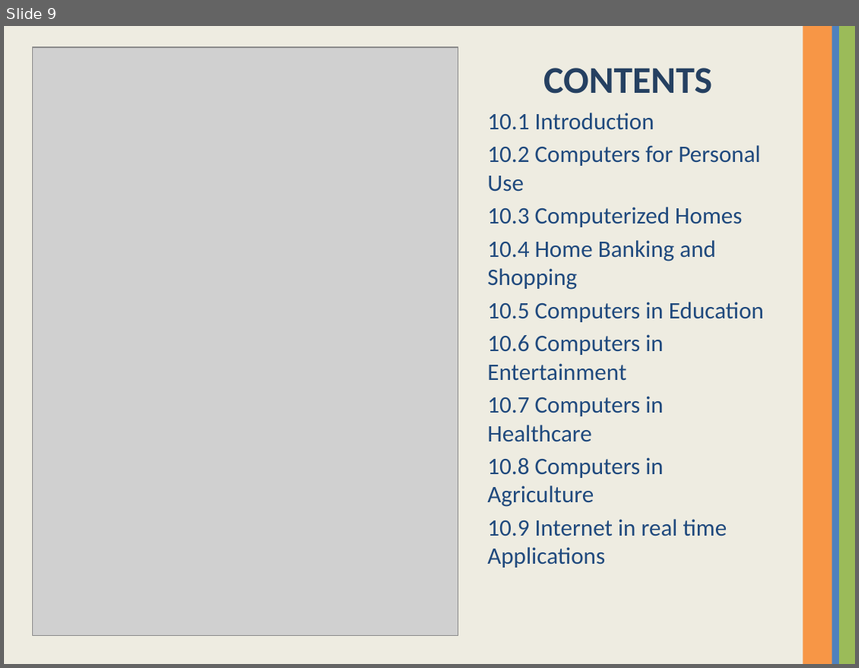
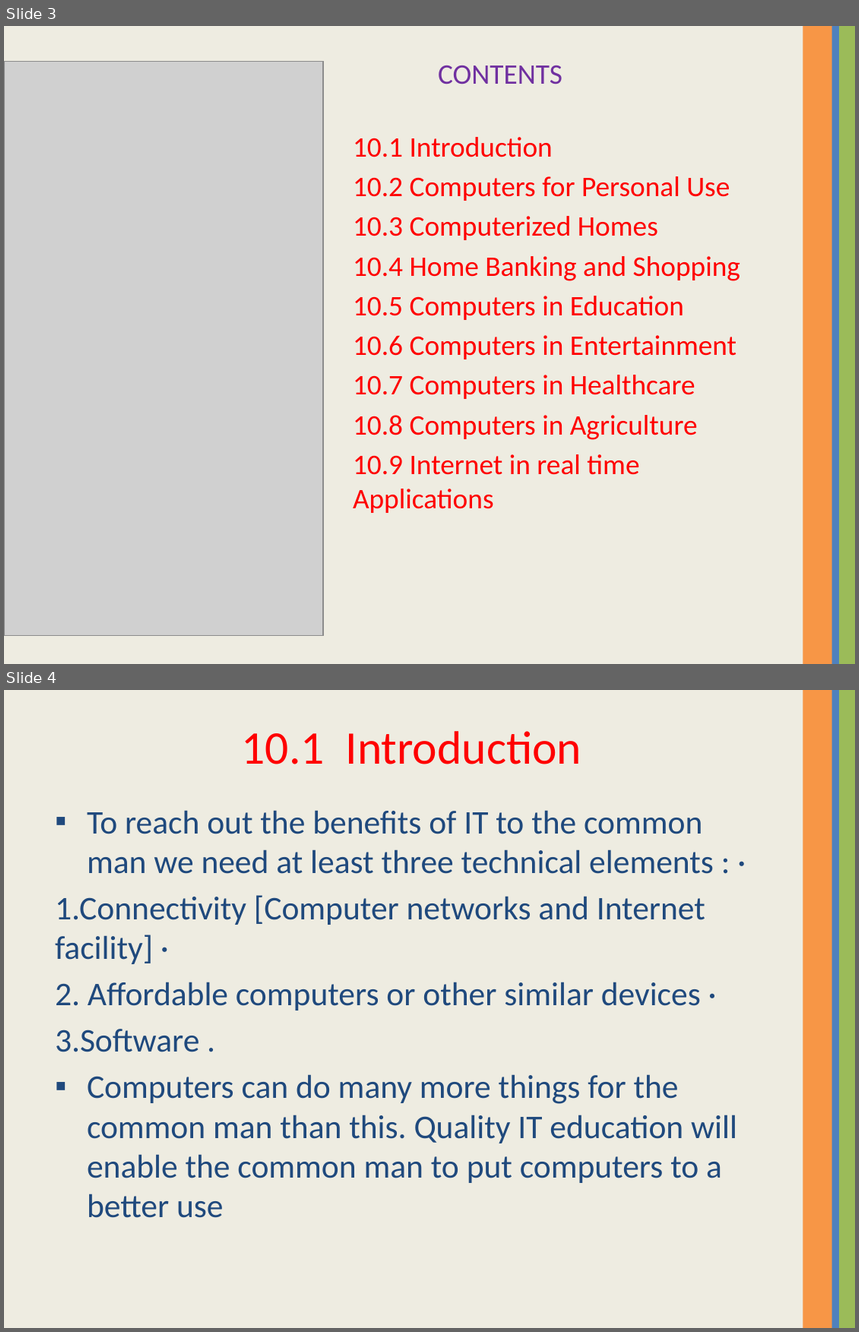
Before and after one commit to Suwetha/Suwetha, a slide deck: COMPUTER.pptx. Shown one above the other, each under a label of ours: slide 9 before the commit, slides 3 and 4 after it. The pictures are 859x668 and 859x1332 pixels, drawn with LibreOffice and Linux fonts; fonts in the diff are those of the drawing; grey boxes stand for pictures. Boxes give left, top, right and bottom in pixels: in the first picture for what was removed or moved away, otherwise in the second. Text is boxed around its words. In the diff, an @@ line names an element or a change of style, - is before the commit and + after.

```diff
--- a/COMPUTER.pptx
+++ b/COMPUTER.pptx
@@ slide 4 added at [4, 690, 855, 1328], background #EEECE1; not listed: 3 template elements that a slide beside it also shows @@
@@ title added at [242, 731, 582, 764], 39.6 pt, text #FF0000 @@
+10.1 Introduction
@@ text added at [55, 810, 737, 1218], 28 pt, text #1F497D @@
+▪ To reach out the benefits of IT to the common man we need at least three technical elements : ·
+1.Connectivity [Computer networks and Internet facility] ·
+2. Affordable computers or other similar devices ·
+3.Software .
+▪ Computers can do many more things for the common man than this. Quality IT education will enable the common man to put computers to a better use
@@ what was slide 9 is now slide 3 @@
@@ slide 3 changed as well @@
@@ text "CONTENTS": place and size @@
-text "CONTENTS" at [487, 68, 764, 568]
+text "CONTENTS" at [353, 66, 740, 513]
@@ text "CONTENTS" at [353, 66, 740, 513]: size 32 to 24 pt, text colour #254061 to #7030A0, bold off in "CONTENTS"; size 20 to 24 pt, text colour #1F497D to #FF0000; alignment centre to left; less space between paragraphs @@
@@ picture added at [4, 62, 323, 636] @@
@@ picture: place and size @@
-picture at [32, 47, 458, 636]
+picture at [11, 62, 323, 636]
```
Also in this commit, not shown: 2 other slides changed, 31 other slides added, 6 slides removed.
